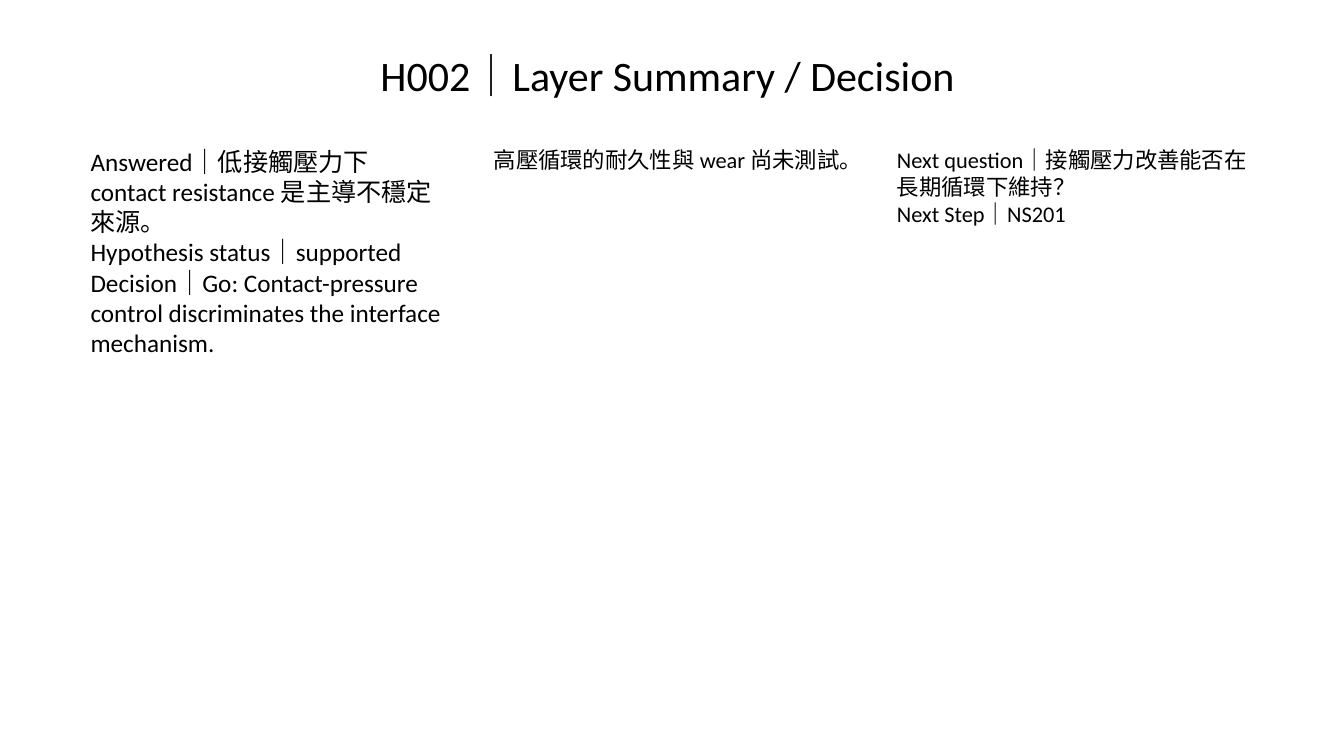
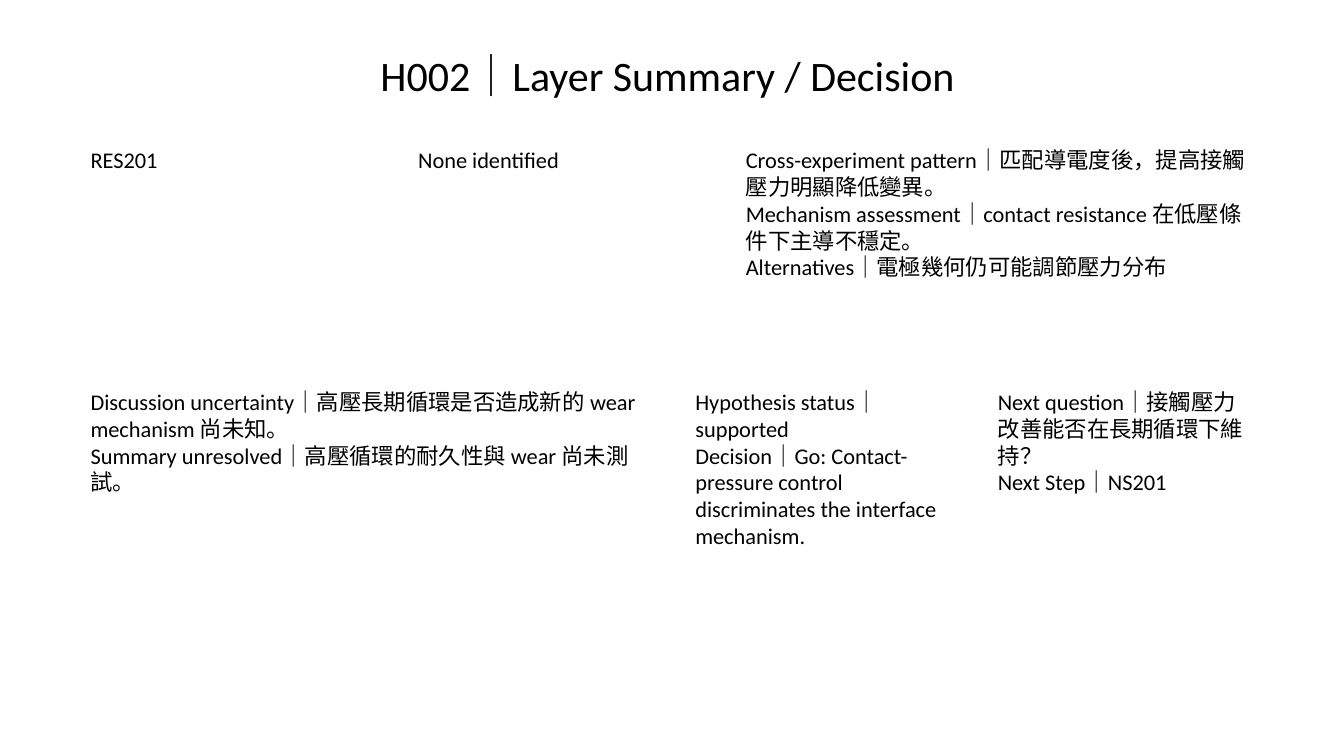
Before and after one commit to Gary0915/AI-Research-SKILLs, a slide deck: slide 21 of thesis-deck-system/artifacts/phase2/acceptance-deck-render-compat.pptx. Drawn at 1344x756 pixels with LibreOffice and Linux fonts; fonts in the diff are those of the drawing. Boxes give left, top, right and bottom in pixels: in the first picture for what was removed or moved away, otherwise in the second. Text is boxed around its words. In the diff, an @@ line names an element or a change of style, - is before the commit and + after.

```diff
--- a/thesis-deck-system/artifacts/phase2/acceptance-deck-render-compat.pptx
+++ b/thesis-deck-system/artifacts/phase2/acceptance-deck-render-compat.pptx
@@ text added at (746, 149, 1245, 278), 16 pt, text #000000 @@
+Cross-experiment pattern｜匹配導電度後，提高接觸壓力明顯降低變異。
+Mechanism assessment｜contact resistance 在低壓條件下主導不穩定。
+Alternatives｜電極幾何仍可能調節壓力分布
@@ text at (91, 153, 158, 168): text changed; size 18 to 16 pt @@
-Answered｜低接觸壓力下 contact resistance 是主導不穩定來源。
-Hypothesis status｜supported
-Decision｜Go: Contact-pressure control discriminates the interface mechanism.
+RES201
@@ text at (418, 152, 559, 168): text changed @@
-高壓循環的耐久性與 wear 尚未測試。
+None identified
@@ text "Next question｜接觸壓力改善能否在長期循環下維持？" rewrapped from (897, 149, 1246, 226) to (998, 391, 1244, 494) @@
@@ text added at (91, 391, 635, 492), 16 pt, text #000000 @@
+Discussion uncertainty｜高壓長期循環是否造成新的 wear mechanism 尚未知。
+Summary unresolved｜高壓循環的耐久性與 wear 尚未測試。
@@ text added at (695, 391, 936, 544), 16 pt, text #000000 @@
+Hypothesis status｜supported
+Decision｜Go: Contact-pressure control discriminates the interface mechanism.
```
Also in this commit, not shown: 3 other slides changed, 2 slides added, 2 slides removed, 53 other files.
